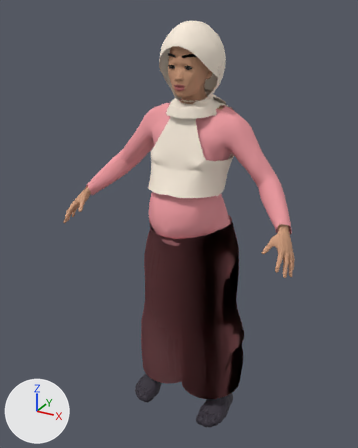
One commit to the glTF model model/ibu.glb: the scene before it, then after it.
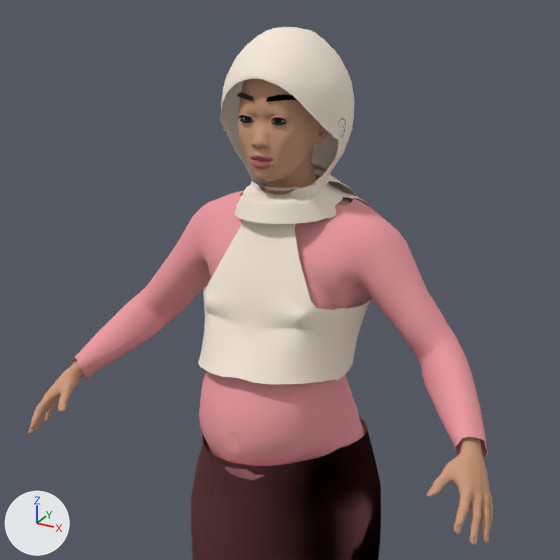
Old and new are each drawn whole from a camera (50 mm lens) standing at (0.802, -1.588, 1.589) and looking at (-0.035, -0.066, 0.828) and again close up on the part from 14% to 92% of the width and 2% to 64% of the height. The lights are fixed; the arrows at lower left show +X, +Y and +Z. The older version's two pictures come first. Vertices at exactly the same position are counted once.

Names of what the first close-up shows: 'body'.
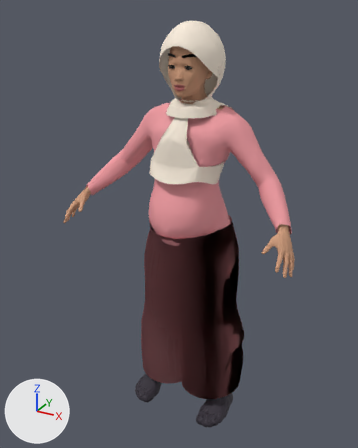
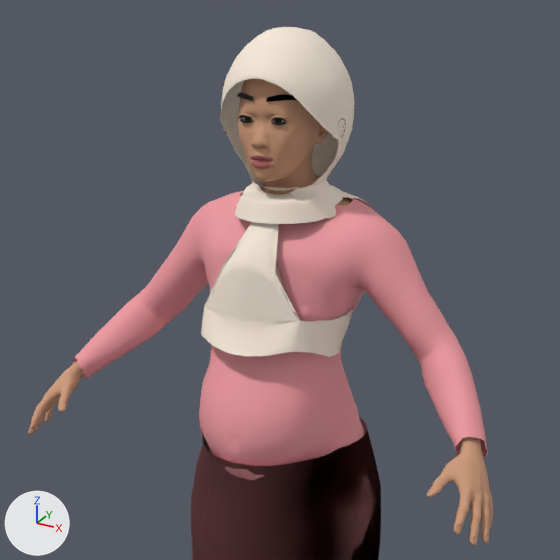
Location of each change, (x1, y1, x2, y2) in pixels of the close-ups (560 x 560 px; the box of a moved part takes in the faces that stretch with it):
part 1 of me_mesh_0, moved or reshaped
    before: (198, 164, 371, 385)
    after: (199, 185, 364, 376)

The change, as a diff of the scene's bpy script:
```diff
--- a/model/ibu.glb.py
+++ b/model/ibu.glb.py
@@ me_mesh_0 @@
 me_mesh_0.from_pydata(...)  # 23579 vertices, 46165 faces; spans x -0.46..0.46, y -0.27..0.13, z 0.0..1.55
 # used by ob_body; location = (0.0, 0.0, 0.0)
+# me_mesh_0 part 1: 1664 of 23579 vertices moved; they spanned x -0.15..0.15, y -0.21..0.08, z 0.98..1.32 and now span x -0.15..0.15, y -0.21..0.07, z 1.0..1.3; mean shift (0.0, -0.01, 0.0); largest move (-0.12, -0.13, 1.04) -> (-0.1, -0.16, 1.1)
 me_mesh_0.materials.append(mat_material_0)
```
